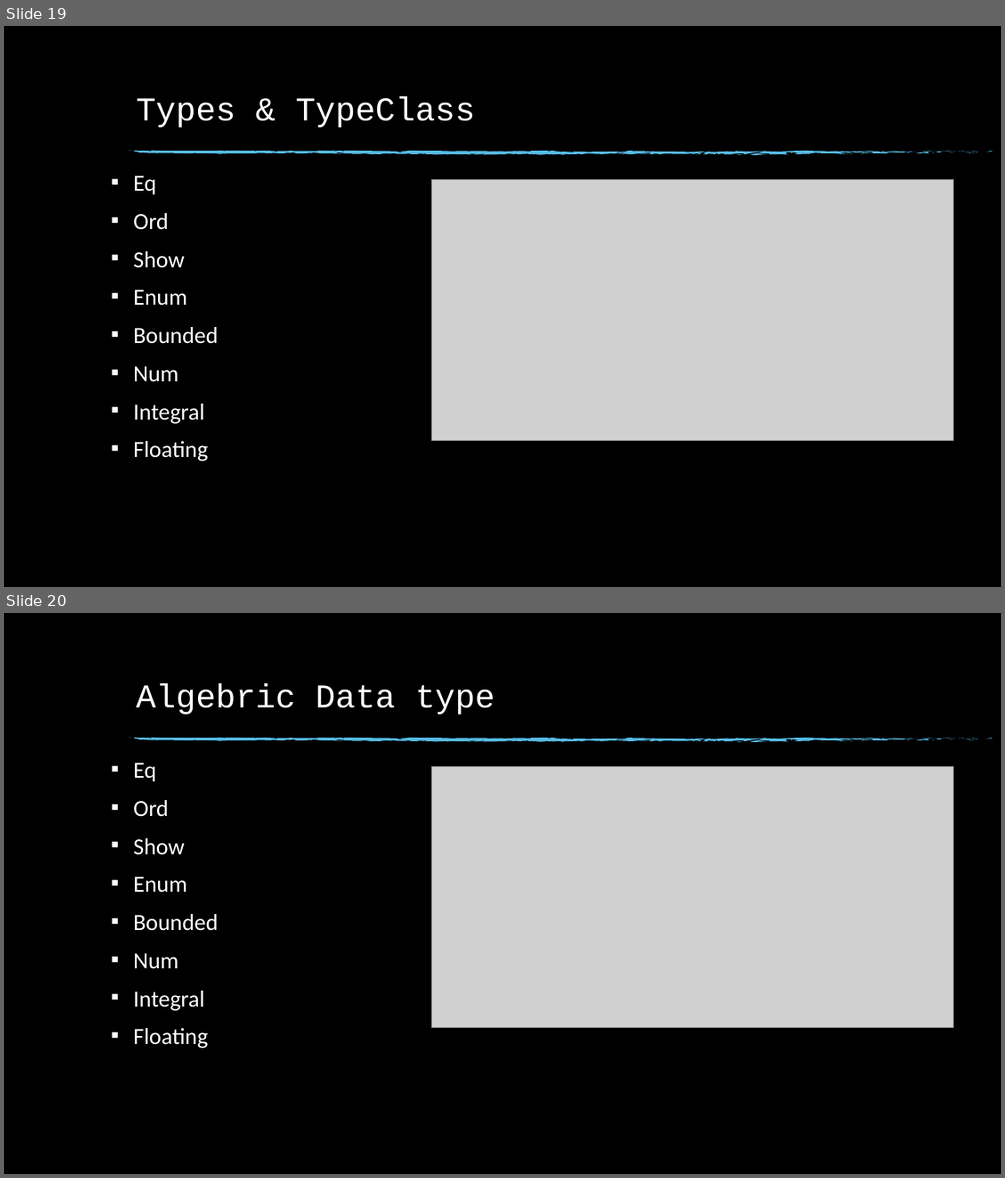
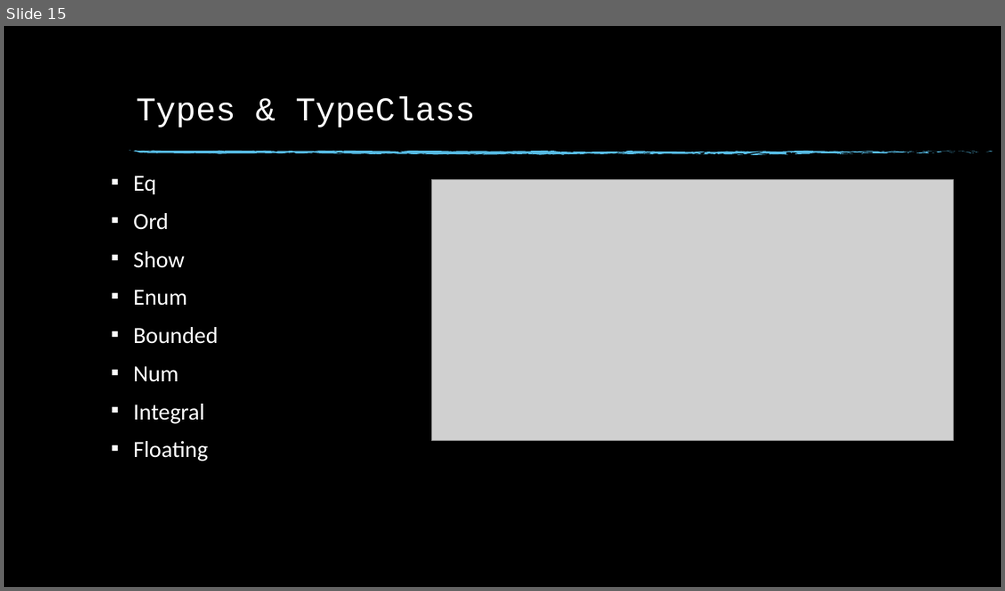
Before and after one commit to anuragjaiswal/haskell-ppt, a slide deck: Haskell.pptx. Shown one above the other, each under a label of ours: slides 19 and 20 before the commit, slide 15 after it. The pictures are 1005x1178 and 1005x591 pixels, drawn with LibreOffice and Linux fonts; fonts in the diff are those of the drawing; grey boxes stand for pictures; background and template pictures are left out. Boxes give left, top, right and bottom in pixels: in the first picture for what was removed or moved away, otherwise in the second. Text is boxed around its words. In the diff, an @@ line names an element or a change of style, - is before the commit and + after.

```diff
--- a/Haskell.pptx
+++ b/Haskell.pptx
@@ slide 20 removed at [4, 613, 1001, 1174], background picture (left out); not listed: 74 template elements that a slide beside it also shows @@
@@ title removed at [136, 684, 495, 714] @@
-Algebric Data type
@@ text removed at [133, 763, 218, 1048] @@
-▪ Eq
-▪ Ord
-▪ Show
-▪ Enum
-▪ Bounded
-▪ Num
-▪ Integral
-▪ Floating
@@ picture removed at [432, 766, 953, 1027] @@
@@ what was slide 19 is now slide 15 @@
```
Also in this commit, not shown: 3 slides changed, 6 slides added, 1 other slide removed, 1 other file.
